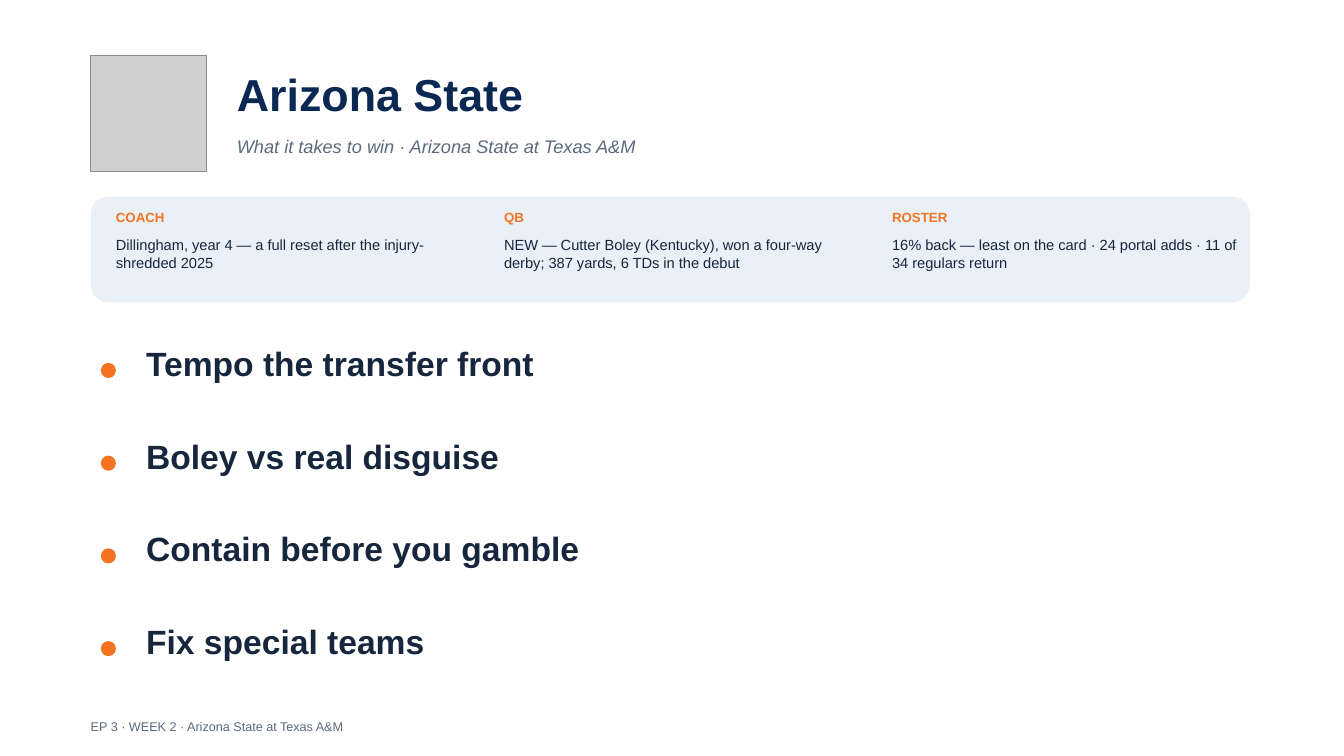
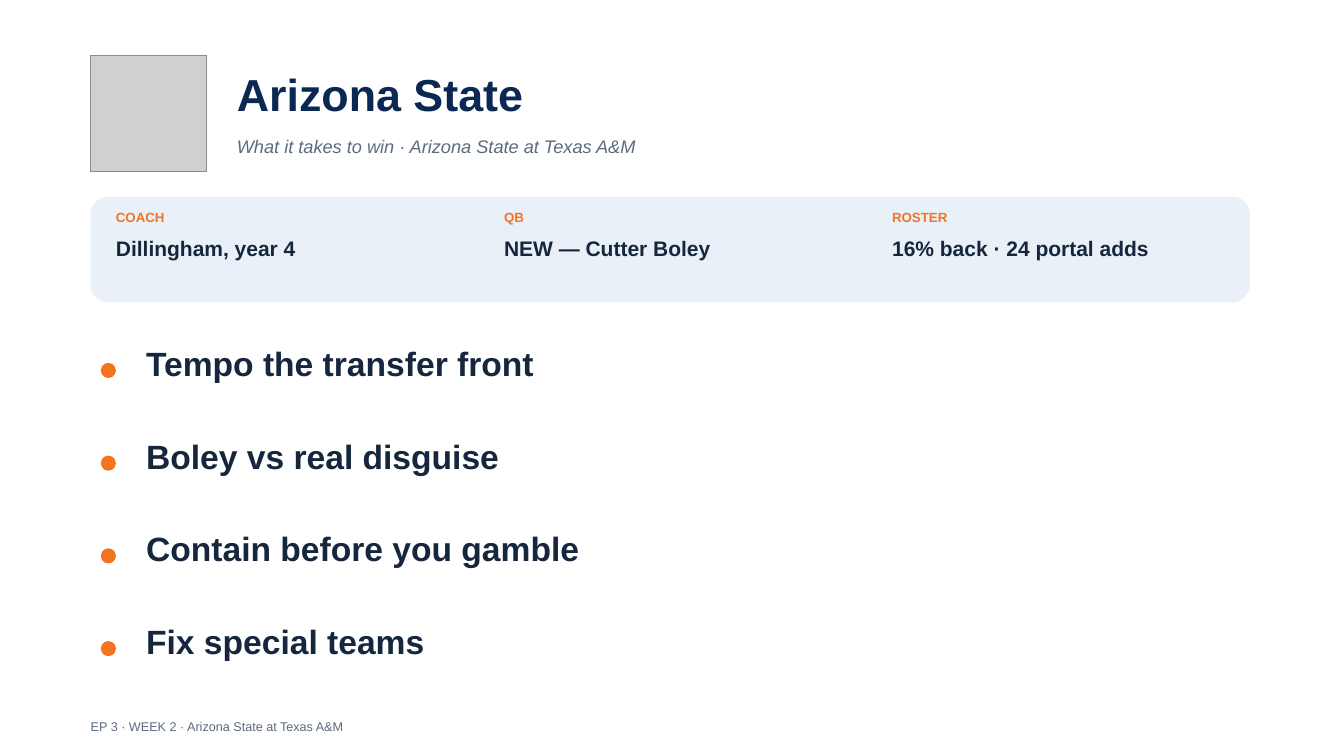
Before and after one commit to lucasalvarezflorida-lab/ncaa-fbs-analytics, a slide deck: slide 10 of decks/2026_Week2_Episode3.pptx. Drawn at 1344x756 pixels with LibreOffice and Linux fonts; fonts in the diff are those of the drawing; grey boxes stand for pictures. Boxes give left, top, right and bottom in pixels: in the first picture for what was removed or moved away, otherwise in the second. Text is boxed around its words. In the diff, an @@ line names an element or a change of style, - is before the commit and + after.

```diff
--- a/decks/2026_Week2_Episode3.pptx
+++ b/decks/2026_Week2_Episode3.pptx
@@ text at (x1=116, y1=240, x2=296, y2=261): text changed; size 10.5 to 15 pt; bold on @@
-Dillingham, year 4 — a full reset after the injury-shredded 2025
+Dillingham, year 4
@@ text at (x1=504, y1=240, x2=710, y2=261): text changed; size 10.5 to 15 pt; bold on @@
-NEW — Cutter Boley (Kentucky), won a four-way derby; 387 yards, 6 TDs in the debut
+NEW — Cutter Boley
@@ text at (x1=892, y1=240, x2=1149, y2=261): text changed; size 10.5 to 15 pt; bold on @@
-16% back — least on the card · 24 portal adds · 11 of 34 regulars return
+16% back · 24 portal adds
```
Also in this commit, not shown: 9 other slides changed, 1 other file.
